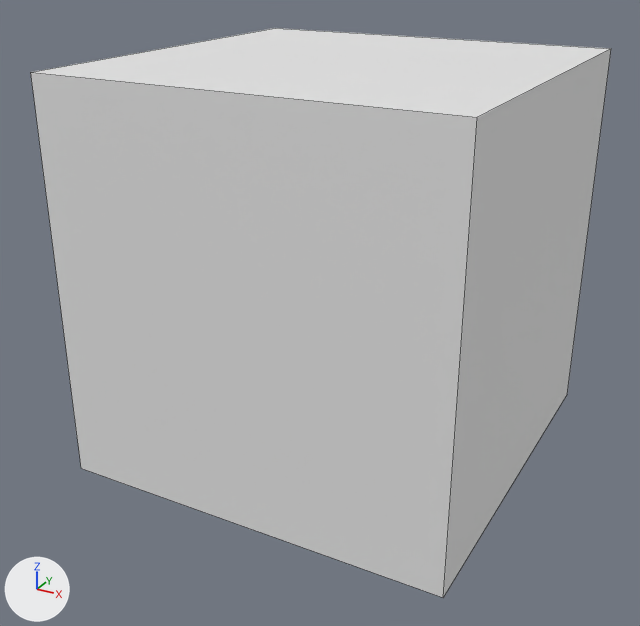
The FBX model Assets/SourceFile/Building/Building0.fbx, before and after one commit.
Both versions are drawn from a camera (50 mm lens) standing at (0.196, -0.281, 0.158) and looking at (-0.005, 0.085, -0.025). Arrows for +X, +Y and +Z are at lower left; the lights stay in place. Mesh edges are drawn as thin lines.

Before the edit, the objects in view are built like this:
```python
me_cube = bpy.data.meshes.new('Cube')
me_cube.from_pydata(...)  # a box spanning x -1.0..1.0, y 0.0..2.0, z -1.0..1.0
me_cube.materials.append(mat_unnamed)  # white #e7e7e7
ob_cube = bpy.data.objects.new('Cube', me_cube)
ob_cube.location = (0.0, 0.0, 0.0)
ob_cube.scale = (0.1, 0.1, 0.1)
```
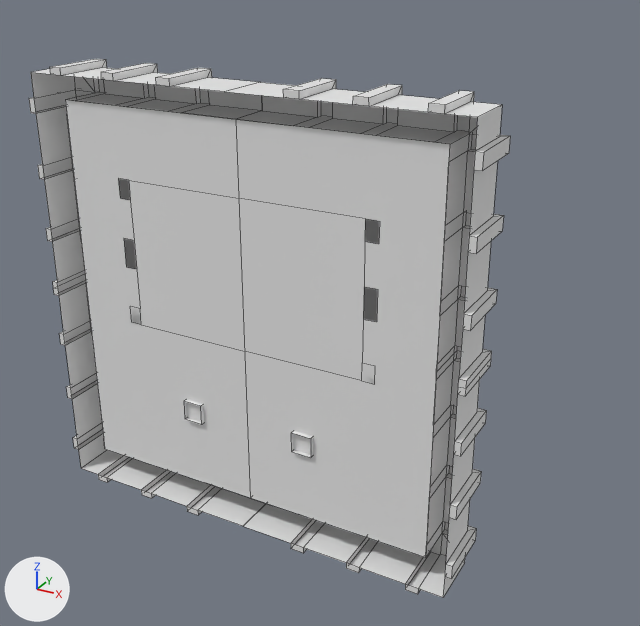
Commit message: modify Building0

The change, as a list of edits to the scene's bpy script:
```text
Change me_cube:
    used by ob_cube; location = (0.0, 0.0, 0.0); scale = (0.1, 0.1, 0.1)
    remove me_cube.from_pydata(...)  # 8 vertices, 6 faces; spans x -1.0..1.0, y 0.0..2.0, z -1.0..1.0
    add me_cube.from_pydata(...)  # 530 vertices, 417 faces; spans x -10.3..10.3, y 0.04..11.92, z -10.3..10.3
    me_cube part 1: 8 vertices removed from x -1.0..1.0, y 0.0..2.0, z -1.0..1.0; 530 vertices added at x -10.3..10.3, y 0.04..11.92, z -10.3..10.3
Change ob_cube:
    ob_cube.scale: (0.1, 0.1, 0.1) -> (0.01, 0.01, 0.01)
```

Changed parts and their boxes (x1, y1, x2, y2) in the pictures (640 x 626 px):
'Cube', reshaped, rescaled (17% narrower)
    before: (31, 28, 611, 598)
    after: (29, 59, 510, 598)
